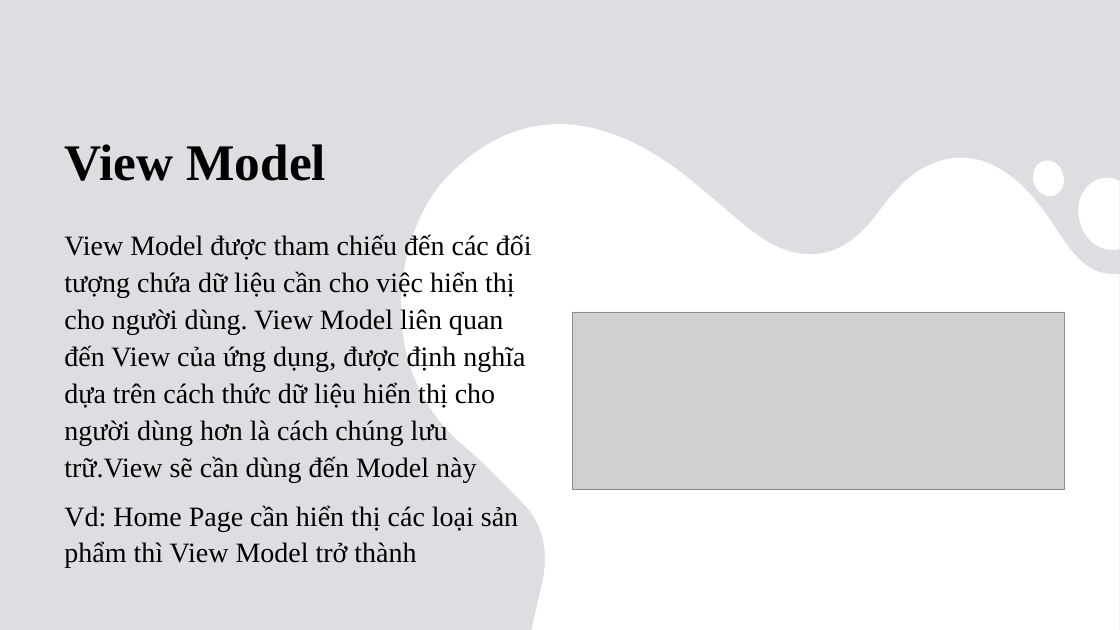
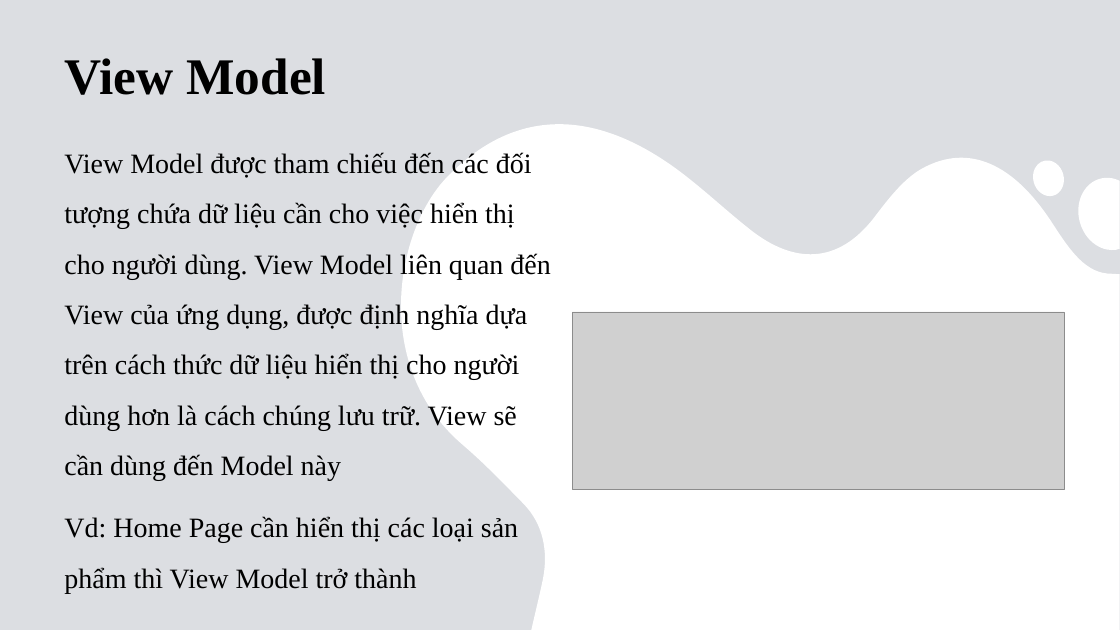
Before and after one commit to ngocson1603/khoaluanword, a slide deck: slide 76 of thuctapword/Báo cáo.pptx. Drawn at 1120x630 pixels with LibreOffice and Linux fonts; fonts in the diff are those of the drawing; grey boxes stand for pictures. Boxes give left, top, right and bottom in pixels: in the first picture for what was removed or moved away, otherwise in the second. Text is boxed around its words. In the diff, an @@ line names an element or a change of style, - is before the commit and + after.

```diff
--- a/thuctapword/Báo cáo.pptx
+++ b/thuctapword/Báo cáo.pptx
@@ title "View Model": place and size @@
-title "View Model" at <box>64,144,326,181</box>
+title "View Model" at <box>64,58,326,95</box>
@@ text "View Model được tham chiếu ...": place and size @@
-text "View Model được tham chiếu ..." at <box>64,234,532,568</box>
+text "View Model được tham chiếu ..." at <box>64,152,550,593</box>
@@ text at <box>64,152,550,481</box>: text changed @@
-View Model được tham chiếu đến các đối tượng chứa dữ liệu cần cho việc hiển thị cho người dùng. View Model liên quan đến View của ứng dụng, được định nghĩa dựa trên cách thức dữ liệu hiển thị cho người dùng hơn là cách chúng lưu trữ.View sẽ cần dùng đến Model này
+View Model được tham chiếu đến các đối tượng chứa dữ liệu cần cho việc hiển thị cho người dùng. View Model liên quan đến View của ứng dụng, được định nghĩa dựa trên cách thức dữ liệu hiển thị cho người dùng hơn là cách chúng lưu trữ. View sẽ cần dùng đến Model này
@@ text at <box>64,516,518,593</box>: line spacing 1.1 to 1.5 @@
```
Also in this commit, not shown: 34 other slides changed, 2 other files.
